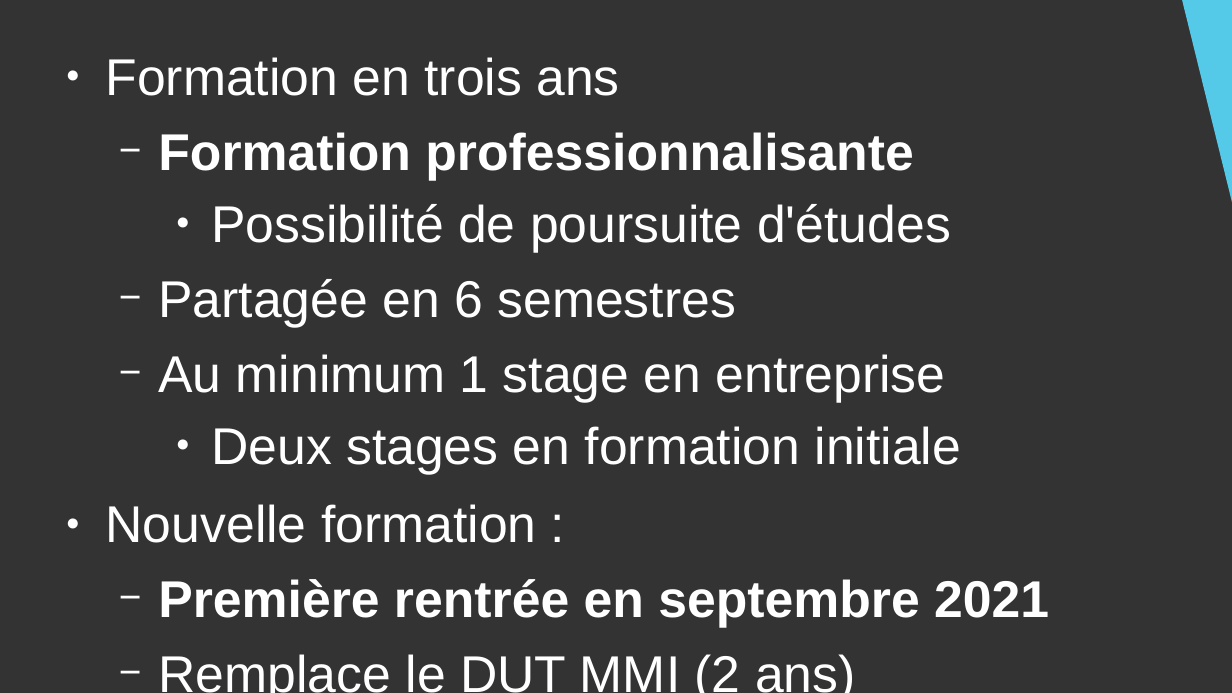
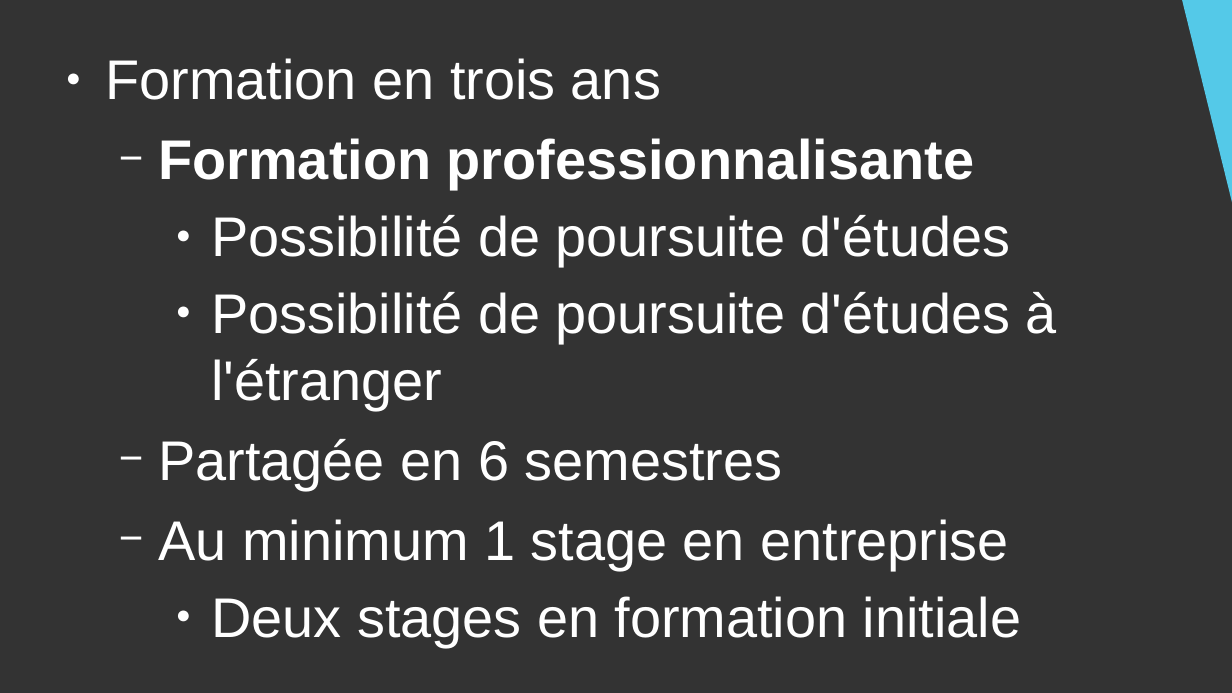
Before and after one commit to DanYellow/cours, a slide deck: slide 4 of presentation-formation-mmi/presentation.odp. Drawn at 1232x693 pixels with LibreOffice and Linux fonts; fonts in the diff are those of the drawing. Boxes give left, top, right and bottom in pixels: in the first picture for what was removed or moved away, otherwise in the second. Text is boxed around its words. In the diff, an @@ line names an element or a change of style, - is before the commit and + after.

```diff
--- a/presentation-formation-mmi/presentation.odp
+++ b/presentation-formation-mmi/presentation.odp
@@ text at <box>106,58,1021,647</box>: size 33.3 to 36 pt in "Formation en trois ans", "Formation professionnalisante", "Possibilité de poursuite d'études", "Partagée en 6 semestres" and 2 more places @@
@@ text at <box>211,292,1057,410</box>: paragraph added @@
+    ● Possibilité de poursuite d'études à l'étranger
@@ text at <box>106,504,1049,693</box>: paragraphs removed @@
-● Nouvelle formation :
-  − Première rentrée en septembre 2021
-  − Remplace le DUT MMI (2 ans)
```
Also in this commit, not shown: 9 other slides changed, 5 slides added, 2 slides removed, 8 other files.
